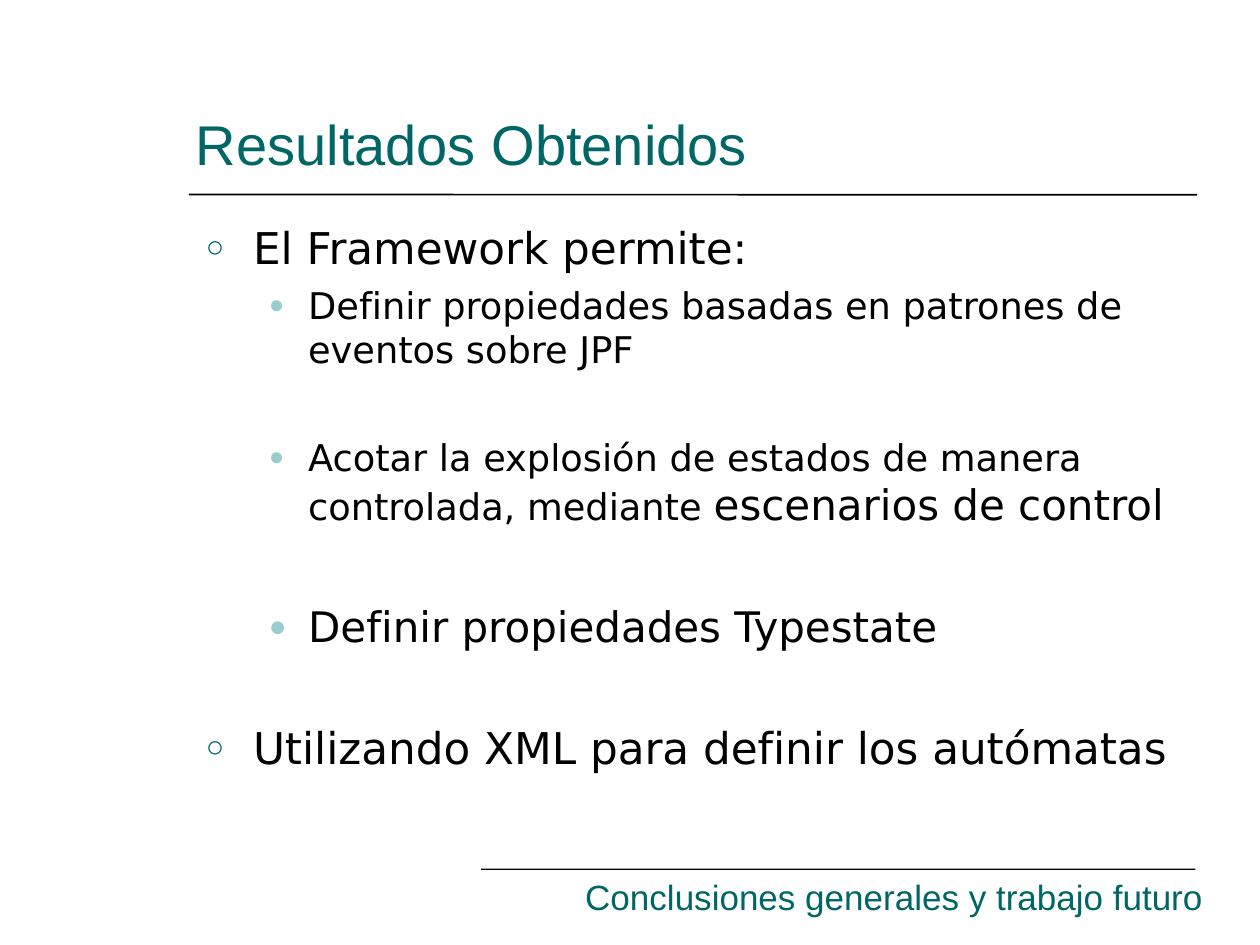
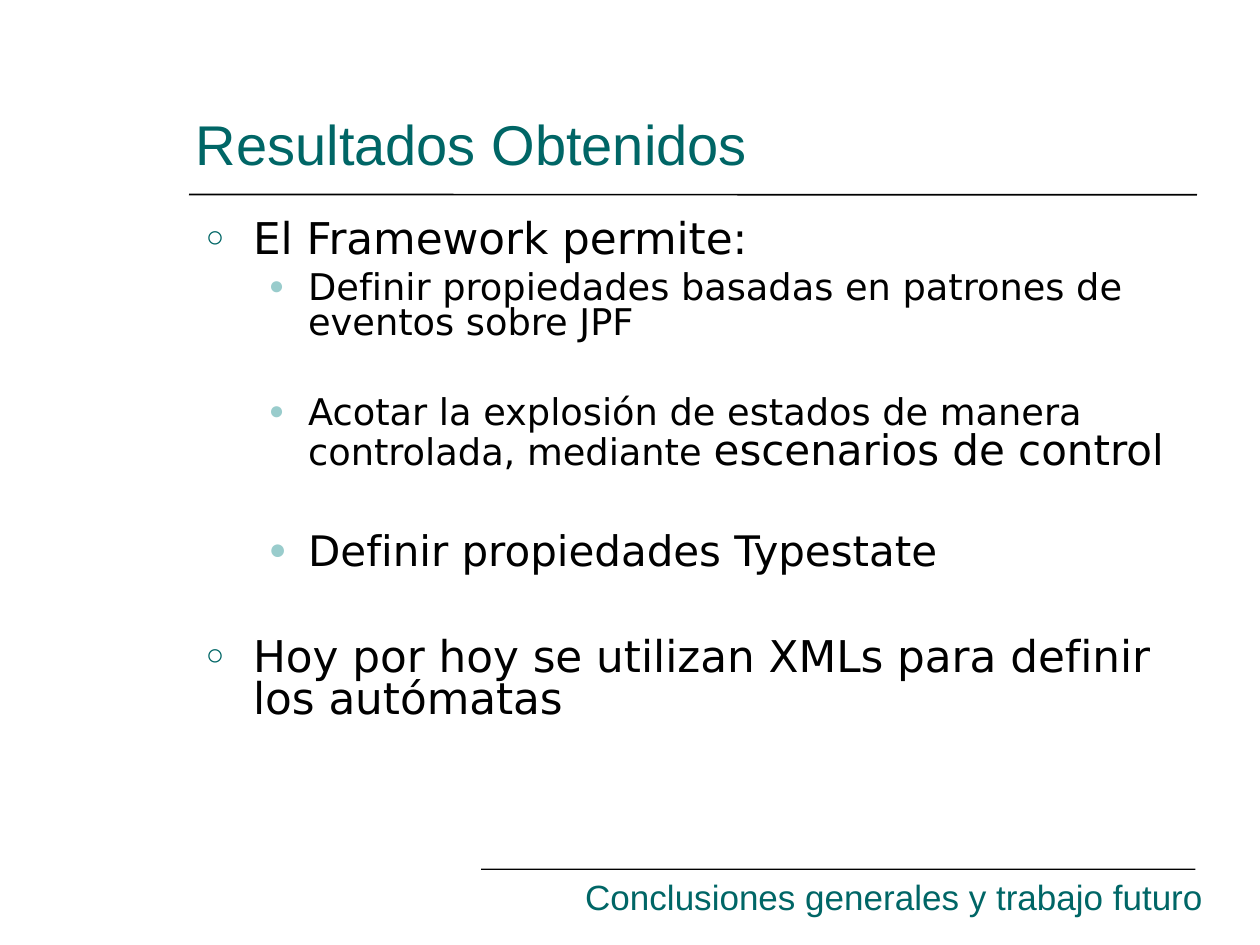
Before and after one commit to hugomelendez/tesis-jpf-2006, a slide deck: slide 42 of tesis-doc/Presentación.ppt (slide 45 before the commit). Drawn at 1260x945 pixels with LibreOffice and Linux fonts; fonts in the diff are those of the drawing. Boxes give left, top, right and bottom in pixels: in the first picture for what was removed or moved away, otherwise in the second. Text is boxed around its words. In the diff, an @@ line names an element or a change of style, - is before the commit and + after.

```diff
--- a/tesis-doc/Presentación.ppt
+++ b/tesis-doc/Presentación.ppt
@@ text at [253,220,1164,575]: line spacing 1 to 0.8 @@
@@ text at [253,638,1150,715]: text changed @@
-○ Utilizando XML para definir los autómatas
+○ Hoy por hoy se utilizan XMLs para definir los autómatas
```
Also in this commit, not shown: 4 other slides changed, 3 slides removed, 1 other file.
